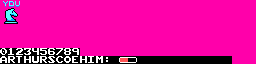
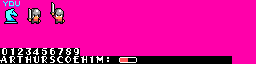
The second (256, 64) image is a revision of the first. Changes to its layers:
painted on "sprites.png" over <box>0,2,109,63</box>
